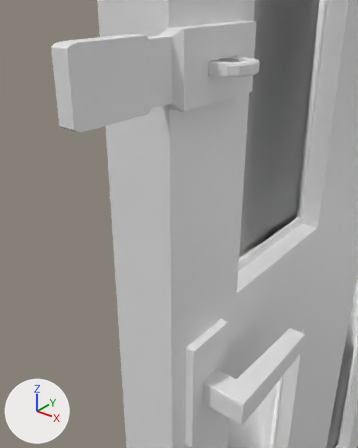
The OBJ model Assets/Visual/3D/Game_Element/Door_With_Lock/Porta_Com_Fechadura.obj: old version first, new version second.
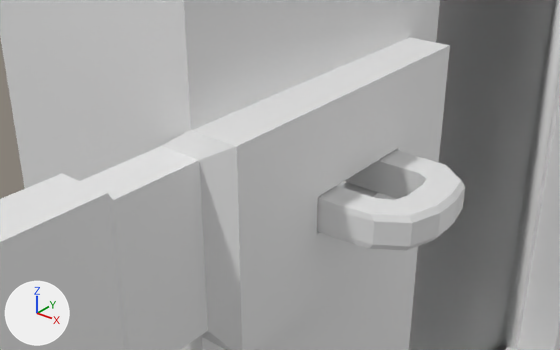
Each version appears first from a 50 mm lens placed at (1.016, -2.697, 1.407), pointed at (0.213, -1.693, 0.784), and next in a close-up from a 50 mm lens placed at (0.56, -2.052, 1.549), pointed at (0.121, -1.503, 1.209). The lights are fixed; the arrows at lower left show +X, +Y and +Z. Where no turn or scale is listed for an object, it has been applied to the vertices.

Before the edit, the objects in view are built like this:
```python
me_abrir = bpy.data.meshes.new('Abrir')
me_abrir.from_pydata(...)  # 60 vertices, 56 faces; spans x 0.119..0.281, y -1.522..-1.379, z 1.174..1.21
me_ferro_fecha = bpy.data.meshes.new('Ferro_Fecha')
me_ferro_fecha.from_pydata(...)  # 40 vertices, 36 faces; spans x 0.099..0.183, y -1.99..-1.278, z 1.092..1.302
me_porta = bpy.data.meshes.new('Porta')
me_porta.from_pydata(...)  # 242 vertices, 256 faces; spans x -0.13..0.13, y -1.63..1.63, z -3.2..3.21
ob_abrir = bpy.data.objects.new('Abrir', me_abrir)
ob_abrir.location = (0.0, 0.0, 0.0)
ob_ferro_fecha = bpy.data.objects.new('Ferro_Fecha', me_ferro_fecha)
ob_ferro_fecha.location = (0.0, 0.0, 0.0)
ob_porta = bpy.data.objects.new('Porta', me_porta)
ob_porta.location = (0.0, 0.0, 0.0)
```
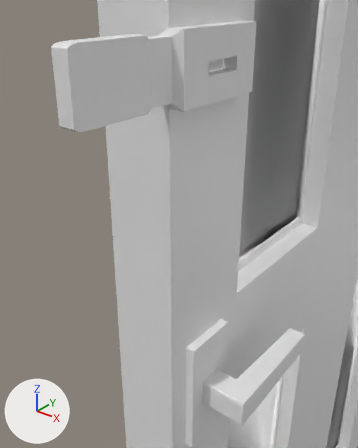
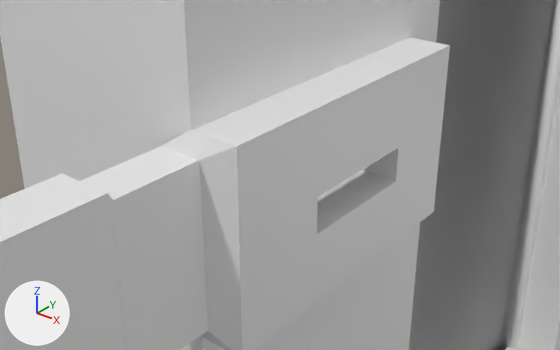
The newer file is also rescaled (x0.298), turned or shifted as a whole; pictures and numbers use the older file's frame.

Location of each change, [x1, y1, x2, y2] in pixels of the close-ups (560 x 350 px):
'Abrir', deleted
    before: [317, 150, 465, 251]

The edits, one by one:
Object 'Abrir' (ob_abrir) is deleted.
